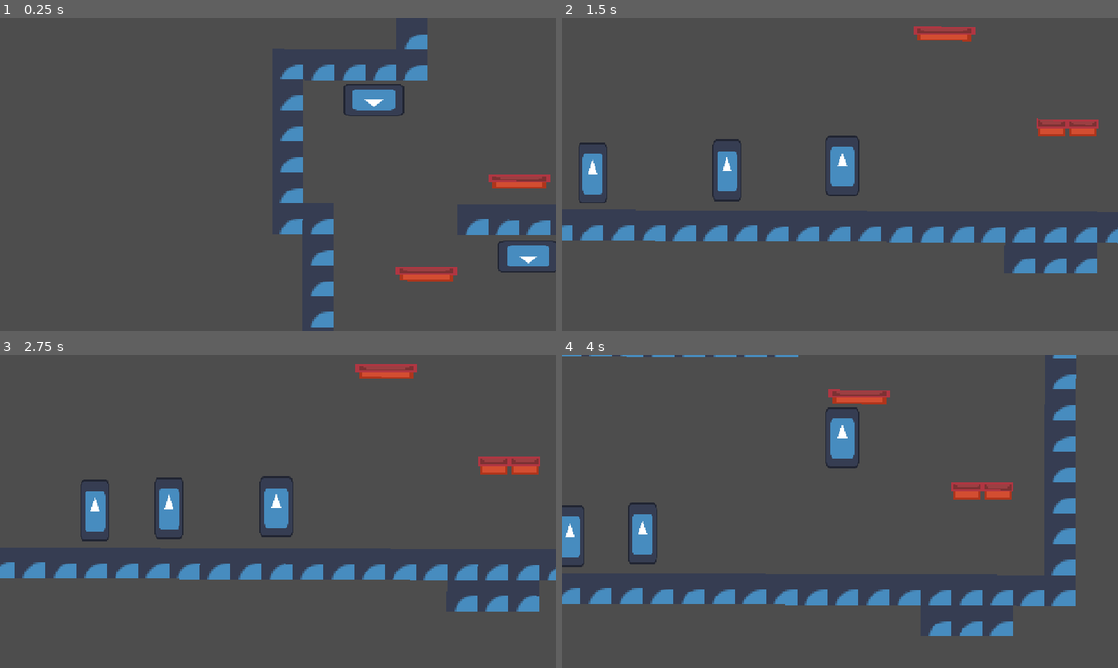
Above: before the commit, frames 1-4 (two rows, left to right).
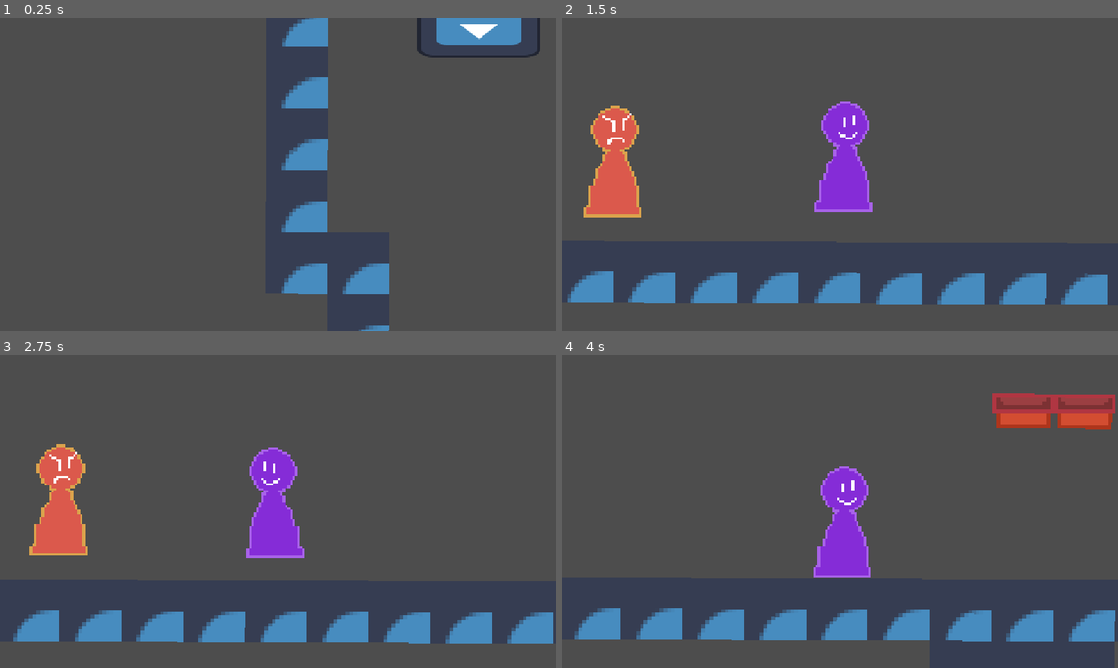
Above: after the commit, the same moments.

Repository: Approxamatrix/Ug-gamejam-summer-2025
Game: Godot game, scene res://Scenes/Levels/Intro.tscn
Same seed, same stepped clock (60 frames per second), same inputs: the game is played once before the commit and once after it. The engine's default icon, where the game draws it, is replaced by a stand-in: a white triangle on a blue panel in a dark square.
Inputs:
- Up to frame 1 (0.25 s): no input
- Up to frame 2 (1.5 s): hold Space (Jump) 0.53-1.28 s; hold D (MoveRight) from 0.53 s (still down); tap , (Shoot) at 0.6 s; tap Space (Jump) at 1.35 s
- Up to frame 3 (2.75 s): tap Space (Jump) at 1.52, 1.82, 2.3 s; tap , (Shoot) at 1.55 s; release D (MoveRight) at 2.03 s; hold A (MoveLeft) from 2.03 s (still down); hold Shift (Dash) from 2.03 s (still down)
- Up to frame 4 (4 s): release A (MoveLeft) at 2.78 s; release Shift (Dash) at 2.78 s; hold D (MoveRight) from 2.78 s (still down); tap / (Shield) at 2.85 s; tap Space (Jump) at 3.02, 3.32 s; tap , (Shoot) at 3.05, 3.6 s; hold Space (Jump) from 3.53 s (still down)

The runs differ from the first frame. In frame 1, 9.7% of the frame differs, in the area x 50-100%, y 0-100%; in frame 2, 17%; in frame 3, 17%; in frame 4, 18%, in the area x 0-100%, y 0-92%.

Commit message:
Split up the wallcrawler's script into separate state scripts bc I really need a way to have enter and exit functions. Also added Sprites for the Player and Ranger.

Diff:
--- a/Scenes/Entities/Enemies/Ranger.tscn
+++ b/Scenes/Entities/Enemies/Ranger.tscn
@@ -1,10 +1,10 @@
 [gd_scene load_steps=4 format=3 uid="uid://ct6gyng3jmsu0"]
 
 [ext_resource type="Script" uid="uid://bakd46xycprpu" path="res://Scripts/Entities/Enemies/Ranger.gd" id="1_ka62h"]
-[ext_resource type="Texture2D" uid="uid://c6uir1mqtm15g" path="res://icon.svg" id="1_nkql4"]
+[ext_resource type="Texture2D" uid="uid://dby2k4ccpqq2" path="res://Sprites/Entities/Enemy/EnemyPlaceholder.png" id="2_ka62h"]
 
 [sub_resource type="RectangleShape2D" id="RectangleShape2D_ka62h"]
-size = Vector2(60, 127)
+size = Vector2(62, 116)
 
 [node name="Ranger" type="CharacterBody2D" node_paths=PackedStringArray("leftray", "rightray", "detectorray", "bullcooldown", "shootagain", "dirchangecooldown", "stopwandering", "idletimer", "wallray") groups=["Enemy"]]
 collision_layer = 4
@@ -44,11 +44,11 @@
 collision_mask = 5
 
 [node name="Sprite2D" type="Sprite2D" parent="."]
-scale = Vector2(0.46875, 1)
-texture = ExtResource("1_nkql4")
+scale = Vector2(2.5, 2.5)
+texture = ExtResource("2_ka62h")
 
 [node name="CollisionShape2D" type="CollisionShape2D" parent="."]
-position = Vector2(0, -0.5)
+position = Vector2(-1, 0)
 shape = SubResource("RectangleShape2D_ka62h")
 
 [node name="BulletCooldown" type="Timer" parent="."]
--- a/Scenes/Entities/Enemies/Wallcrawler.tscn
+++ b/Scenes/Entities/Enemies/Wallcrawler.tscn
@@ -1,7 +1,11 @@
-[gd_scene load_steps=5 format=3 uid="uid://t20jlepxhm0y"]
+[gd_scene load_steps=9 format=3 uid="uid://t20jlepxhm0y"]
 
 [ext_resource type="Script" uid="uid://b20lixvnm21un" path="res://Scripts/Entities/Enemies/Wallcrawler.gd" id="1_apfxx"]
 [ext_resource type="Texture2D" uid="uid://c6uir1mqtm15g" path="res://icon.svg" id="1_ye01a"]
+[ext_resource type="Script" uid="uid://yss4o384w3rj" path="res://Scripts/Statemachine stuff/StateManager.gd" id="3_rdfpu"]
+[ext_resource type="Script" uid="uid://0vmrq8n3y8gm" path="res://Scripts/Entities/Enemies/Wallcrawler/WallcrawlerIdle.gd" id="4_rg38e"]
+[ext_resource type="Script" uid="uid://dunvyewax17t7" path="res://Scripts/Entities/Enemies/Wallcrawler/WallcrawlerWander.gd" id="5_ktrwj"]
+[ext_resource type="Script" uid="uid://csv4sy8cj8o8x" path="res://Scripts/Entities/Enemies/Wallcrawler/WallcrawlerShoot.gd" id="6_ktrwj"]
 
 [sub_resource type="RectangleShape2D" id="RectangleShape2D_apfxx"]
 size = Vector2(128, 66)
@@ -9,10 +13,11 @@
 [sub_resource type="CircleShape2D" id="CircleShape2D_apfxx"]
 radius = 408.02
 
-[node name="Wallcrawler" type="CharacterBody2D" node_paths=PackedStringArray("detectionarea", "wallray", "leftray", "rightray", "idletimer", "bullcooldown", "shootagain", "BeginAttackTimer", "changeattackdirdelaytimer", "dirchangecooldown") groups=["Enemy"]]
+[node name="Wallcrawler" type="CharacterBody2D" node_paths=PackedStringArray("statemanager", "detectionarea", "wallray", "leftray", "rightray", "idletimer", "bullcooldown", "shootagain", "BeginAttackTimer", "changeattackdirdelaytimer", "dirchangecooldown", "shootdelay") groups=["Enemy"]]
 collision_layer = 4
 collision_mask = 5
 script = ExtResource("1_apfxx")
+statemanager = NodePath("StateManager")
 health = 5
 wanderspeed = 50
 bulletlimit = 100
@@ -29,6 +34,7 @@
 beginattackmaxtime = 5.0
 changeattackdirdelaytimer = NodePath("ChangeAttackDirDelay")
 dirchangecooldown = NodePath("DirChangeTimer")
+shootdelay = NodePath("ShootDelay")
 
 [node name="Sprite2D" type="Sprite2D" parent="."]
 position = Vector2(0, -31)
@@ -65,7 +71,7 @@
 shape = SubResource("CircleShape2D_apfxx")
 
 [node name="IdleTimer" type="Timer" parent="."]
-wait_time = 2.0
+wait_time = 3.0
 one_shot = true
 
 [node name="BulletCooldown" type="Timer" parent="."]
@@ -73,7 +79,7 @@
 one_shot = true
 
 [node name="ShootAgain" type="Timer" parent="."]
-wait_time = 0.1
+wait_time = 2.0
 one_shot = true
 
 [node name="BeginAttack" type="Timer" parent="."]
@@ -83,10 +89,32 @@
 wait_time = 0.05
 one_shot = true
 
-[connection signal="timeout" from="DirChangeTimer" to="." method="_on_dir_change_timer_timeout"]
+[node name="ShootDelay" type="Timer" parent="."]
+wait_time = 3.5
+one_shot = true
+
+[node name="StateManager" type="Node" parent="."]
+script = ExtResource("3_rdfpu")
+metadata/_custom_type_script = "uid://yss4o384w3rj"
+
+[node name="WallcrawlerIdle" type="Node" parent="StateManager" node_paths=PackedStringArray("enemyobj")]
+script = ExtResource("4_rg38e")
+enemyobj = NodePath("../..")
+metadata/_custom_type_script = "uid://0vmrq8n3y8gm"
+
+[node name="WallcrawlerWander" type="Node" parent="StateManager" node_paths=PackedStringArray("enemyobj")]
+script = ExtResource("5_ktrwj")
+enemyobj = NodePath("../..")
+metadata/_custom_type_script = "uid://dunvyewax17t7"
+
+[node name="WallcrawlerShoot" type="Node" parent="StateManager" node_paths=PackedStringArray("enemyobj")]
+script = ExtResource("6_ktrwj")
+enemyobj = NodePath("../..")
+metadata/_custom_type_script = "uid://csv4sy8cj8o8x"
+
+[connection signal="timeout" from="DirChangeTimer" to="StateManager/WallcrawlerWander" method="_on_dir_change_timer_timeout"]
 [connection signal="body_entered" from="DetectionArea" to="." method="_on_detection_area_body_entered"]
 [connection signal="body_exited" from="DetectionArea" to="." method="_on_detection_area_body_exited"]
-[connection signal="timeout" from="IdleTimer" to="." method="startwandering"]
 [connection signal="timeout" from="ShootAgain" to="." method="_on_shoot_again_timeout"]
 [connection signal="timeout" from="BeginAttack" to="." method="_on_begin_attack_timeout"]
-[connection signal="timeout" from="ChangeAttackDirDelay" to="." method="_on_attack_delay_timeout"]
+[connection signal="timeout" from="ChangeAttackDirDelay" to="." method="change_attack_dir_timeout"]
--- a/Scenes/Entities/Hazards/UnstablePlatform.tscn
+++ b/Scenes/Entities/Hazards/UnstablePlatform.tscn
@@ -53,7 +53,7 @@
 
 [node name="UnstablePlatform" type="CharacterBody2D" node_paths=PackedStringArray("sprite", "collision", "area", "falltimer", "respawntimer", "emitterleft", "emitterright", "animplayer")]
 position = Vector2(8, 0)
-collision_layer = 4
+collision_layer = 5
 collision_mask = 0
 motion_mode = 1
 script = ExtResource("1_m6dfj")
--- a/Scenes/Levels/Intro.tscn
+++ b/Scenes/Levels/Intro.tscn
@@ -10,6 +10,7 @@
 [ext_resource type="PackedScene" uid="uid://10hla38c1uxi" path="res://Scenes/Entities/Modules/UnlockDash.tscn" id="6_l56em"]
 [ext_resource type="Script" uid="uid://3gvuuhy0nnbn" path="res://Scripts/Entities/fake_player.gd" id="7_agkoq"]
 [ext_resource type="PackedScene" uid="uid://t20jlepxhm0y" path="res://Scenes/Entities/Enemies/Wallcrawler.tscn" id="8_ff37e"]
+[ext_resource type="Texture2D" uid="uid://ckvblg4h371ba" path="res://Sprites/Entities/Player/PlayerPlaceholder.png" id="9_l56em"]
 
 [sub_resource type="RectangleShape2D" id="RectangleShape2D_cmgem"]
 size = Vector2(2349, 128)
@@ -201,13 +202,14 @@
 [node name="Camera2D" type="Camera2D" parent="."]
 position = Vector2(5110, -392)
 scale = Vector2(0.546875, 0.984375)
+zoom = Vector2(2, 2)
 process_callback = 0
 
 [node name="FakePlayer" type="Sprite2D" parent="." node_paths=PackedStringArray("player")]
 physics_interpolation_mode = 1
 position = Vector2(5110, -392)
-scale = Vector2(0.546875, 0.984375)
-texture = ExtResource("1_8sr5h")
+scale = Vector2(2.5, 2.5)
+texture = ExtResource("9_l56em")
 script = ExtResource("7_agkoq")
 player = NodePath("../Player")
 metadata/_custom_type_script = "uid://3gvuuhy0nnbn"
--- a/Scenes/Levels/TestArea.tscn
+++ b/Scenes/Levels/TestArea.tscn
@@ -167,4 +167,4 @@
 tile_set = SubResource("TileSet_aok27")
 
 [node name="Wallcrawler" parent="." instance=ExtResource("4_bosm0")]
-position = Vector2(156, -74)
+position = Vector2(266, -62)
--- a/Scenes/Player.tscn
+++ b/Scenes/Player.tscn
@@ -4,7 +4,7 @@
 [ext_resource type="Texture2D" uid="uid://c6uir1mqtm15g" path="res://icon.svg" id="2_it8n0"]
 
 [sub_resource type="RectangleShape2D" id="RectangleShape2D_gbyq6"]
-size = Vector2(70, 125)
+size = Vector2(62, 116)
 
 [node name="Player" type="CharacterBody2D" node_paths=PackedStringArray("jumptimer", "dashtimer", "shieldtimer", "stuntimer", "healthlabel") groups=["Player"]]
 physics_interpolation_mode = 1
@@ -23,6 +23,7 @@
 bulletlimit = 3
 healthlabel = NodePath("Control/Label")
 CameraoffsetY = 20
+CamMaxDistanceFromPlayer = 150.0
 
 [node name="Sprite2D" type="Sprite2D" parent="."]
 visible = false
--- a/Scripts/Entities/Enemies/Wallcrawler.gd
+++ b/Scripts/Entities/Enemies/Wallcrawler.gd
@@ -7,6 +7,8 @@
 
 
 
+@export var statemanager : StateManager
+
 @export var health : int
 
 @export var wanderspeed : int
@@ -53,6 +55,8 @@
 
 @export var dirchangecooldown : Timer
 
+@export var shootdelay : Timer
+
 var wanderdir : int = -1
 
 var facingdir : int = -1
@@ -60,7 +64,8 @@
 
 func _ready() -> void:
 
-	state = Enemystates.Idle
+
+	statemanager.change_state("WallcrawlerIdle")
 
 
 
@@ -69,229 +74,44 @@
 
 func _physics_process(delta: float) -> void:
 
-	EnemyStateManager()
-
 	move_and_slide()
 
 
-	if !BeginAttackTimer.is_stopped():
-		print(BeginAttackTimer.time_left)
+	if health <= 0 and state != Enemystates.Die:
+
+		state = Enemystates.Die
+
 		pass
 
-	if health <= 0 and state != Enemystates.Die:
-
-		state = Enemystates.Die
-
-		pass
-
-	#print(velocity.x)
-
 	pass
 
 
-
-func EnemyStateManager():
-
-	match state:
-
-		Enemystates.Die:
-
-			velocity.x = 0
-			queue_free()
-
-			pass
-
-		Enemystates.Idle:
-
-
-			#print("idle")
-
-			if idletimer.is_stopped():
-				idletimer.start()
-
-			velocity.x = 0
-
-			if detectionarea.has_overlapping_bodies():
-
-				pass
-
-
-
-
-			pass
-
-		Enemystates.Wander:
-
-
-
-			facingdir = wanderdir
-
-			#print("wandering")
-			#if stopwandering.is_stopped():
-			wander()
-				#stopwandering.start()
-
-			if detectionarea.has_overlapping_bodies():
-				pass
-
-
-			if player != null:
-				randomizebeginattacktimer()
-
-			if player == null:
-				BeginAttackTimer.stop()
-
-			pass
-
-		Enemystates.Shoot:
-
-
-			velocity.x = 0
-
-			#if currbullets <= bulletlimit:
-			if player != null:
-				if bullcooldown.is_stopped() and shootagain.is_stopped():
-					shootenemy()
-					bullcooldown.start()
-
-
-
-
-				#if currbullets >= bulletlimit:
-
-				if shootagain.is_stopped():
-
-					shootagain.start()
-					pass
-
-					pass
-
-			#if !player:
-				#
-				#state = Enemystates.Idle
-
-			pass
-
-
-
-	pass
-
-
-
-
-
-
-
-func startwandering():
-
-	if leftray.is_colliding() or rightray.is_colliding():
-
-		if state != Enemystates.Die:
-			state = Enemystates.Wander
-
-		pass
-
-
-	pass
-
-
-
-
-func shootenemy():
-
-	if player != null:
-	#if currbullets < bulletlimit:
-		var bullet = bulletscene.instantiate()
-		self.get_parent().add_child(bullet)
-		bullet.global_position.x = self.global_position.x + (bulletoffset * global_position.direction_to(player.global_position).x)
-		bullet.global_position.y = self.global_position.y + 10
-		#dirtoplyr = self.global_position.direction_to(player.global_position)
-		bullet.set_speed(bulletspeed * dirtoplyr.x , bulletspeed * dirtoplyr.y)
-		print(Vector2(bulletspeed * dirtoplyr.x , bulletspeed * dirtoplyr.y))
-		print(dirtoplyr)
-		currbullets += 1
-
-		if changeattackdirdelaytimer.is_stopped():
-			#print("AAAAAAAAAAAAAdddddddd")
-			changeattackdirdelaytimer.start()
-
-		#BeginAttackTimer.start()
-
-		randomizebeginattacktimer()
-		state = Enemystates.Idle
-
-			#dirtoplyr = self.global_position.direction_to(player.global_position)
-
-
-	else:
-
-		pass
-
-
-
-func wander():
-
-	## add a timer which has a cooldown on how when the wanderdir can change
-
-	if dirchangecooldown.is_stopped():
-		#wanderdir = randi_range(-1,1)
-
-		if wanderdir == 0 and facingdir != 0:
-			wanderdir = facingdir
-		else:
-			wanderdir = 1
-
+#
+#func EnemyStateManager():
+	#
+	#match state:
 		#
-		if wanderdir == facingdir:
-			#wanderdir = wanderdir * -1
-			pass
-
-		dirchangecooldown.start()
-
-
-	if wallray.is_colliding() and wallray.get_collider().is_in_group("Enemy") :
-
-		wanderdir *= -1
-		pass
-
-	if (rightray.is_colliding() and !leftray.is_colliding() ) or (wallray.is_colliding() and wallray.target_position.x < -1 ):
-
-		if state != Enemystates.Die:
-			state = Enemystates.Idle
-
-		wanderdir = 1
-
-
-
-	if ( leftray.is_colliding() and !rightray.is_colliding() ) or (wallray.is_colliding() and wallray.target_position.x > 1 ):
-
-		#velocity.x = 0
-
-		if state != Enemystates.Die:
-			state = Enemystates.Idle
-
-		wanderdir = -1
-
-	#if !leftray.is_colliding() and !rightray.is_colliding():
-#
-		#wanderdir = 0
-		#pass
-
-
-	#detectorray.target_position.x = targetrange * facingdir
-
-	wallray.target_position.x = walldist * facingdir
-
-	#wanderspeed = randi_range(0,maxwanderrange)
-
-	var wanderpos = Vector2(wanderdir * wanderspeed,0)
-
-#
-	#if spawnpoint.distance_to(wanderpos) > maxwanderrange:
-		#wanderpos.x = wanderpos.x / maxwanderrange
-
-
-	self.velocity.x = wanderpos.x
+		#Enemystates.Die:
+			#
+			#velocity.x = 0
+			#queue_free()
+			#
+			#pass
+		#
+		#Enemystates.Wander:
+			#
+			#
+			#
+			#pass
+	#pass
+	#
+
+
+
+
+
+
+
 
 
 func _on_shoot_again_timeout() -> void:
@@ -301,35 +121,13 @@
 	pass # Replace with function body.
 
 
-func _on_dir_change_timer_timeout() -> void:
-
-	if state == Enemystates.Wander:
-
-		state = Enemystates.Idle
-
-
-	pass # Replace with function body.
-
-
-
-
-	pass # Replace with function body.
-
-func randomizebeginattacktimer():
-	if BeginAttackTimer.is_stopped():
-		BeginAttackTimer.wait_time = randi_range(0.1,beginattackmaxtime)
-		BeginAttackTimer.start()
-	else:
-		pass
-		#print("IDKIDKIDK")
-
 
 func _on_detection_area_body_entered(body: Node2D) -> void:
 
 
 	if body.is_in_group("Player"):
 
-		randomizebeginattacktimer()
+		#randomizebeginattacktimer()
 
 		player = body
 		dirtoplyr = self.global_position.direction_to(player.global_position)
@@ -355,7 +153,7 @@
 
 		if state == Enemystates.Shoot:
 
-			state = Enemystates.Idle
+			statemanager.change_state("WallcrawlerIdle")
 
 			pass
 
@@ -371,20 +169,27 @@
 
 
 func _on_begin_attack_timeout() -> void:
-
-	if player != null:
-		if state == Enemystates.Wander or state == Enemystates.Idle:
-			print("attack starts now !!")
-			currbullets = 0
-			print("currbullets" + str(currbullets))
-			state = Enemystates.Shoot
-
-			pass
-
-	pass # Replace with function body.
-
-
-func _on_attack_delay_timeout() -> void:
+	if idletimer.is_stopped():
+
+		if player != null:
+			if state == Enemystates.Wander or state == Enemystates.Idle:
+				print("attack starts now !!")
+				#currbullets = 0
+				print("currbullets" + str(currbullets))
+				statemanager.change_state("WallcrawlerShoot")
+
+
+
+				pass
+	else:
+
+		BeginAttackTimer.start()
+
+		pass
+		pass # Replace with function body.
+
+
+func change_attack_dir_timeout() -> void:
 	if player != null:
 		dirtoplyr = self.global_position.direction_to(player.global_position)
 	pass # Replace with function body.
--- /dev/null
+++ b/Scripts/Entities/Enemies/Wallcrawler/WallcrawlerDie.gd
@@ -0,0 +1 @@
+extends Node
--- /dev/null
+++ b/Scripts/Entities/Enemies/Wallcrawler/WallcrawlerIdle.gd
@@ -0,0 +1,34 @@
+extends Basestate
+class_name WallcrawlerIdle
+
+
+@export var enemyobj : Wallcrawler
+
+func enter():
+
+	if  enemyobj.idletimer.is_stopped():
+				enemyobj.idletimer.start()
+
+	print("idling")
+
+	pass
+
+func update():
+
+	enemyobj.velocity.x = 0
+
+	if enemyobj.detectionarea.has_overlapping_bodies():
+
+		pass
+
+
+
+
+	StateChangeSignal.emit("WallcrawlerWander")
+
+	pass
+
+
+
+func exit():
+	pass
--- /dev/null
+++ b/Scripts/Entities/Enemies/Wallcrawler/WallcrawlerShoot.gd
@@ -0,0 +1,95 @@
+extends Basestate
+class_name WallcrawlerShoot
+
+@export var enemyobj : Wallcrawler
+
+func enter():
+
+	print("Shoot")
+
+	pass
+
+func shootenemy():
+	#print("POW !")
+	if enemyobj.player != null:
+	#if currbullets < bulletlimit:
+		var bullet = enemyobj.bulletscene.instantiate()
+		self.get_parent().add_child(bullet)
+		bullet.global_position.x = enemyobj.global_position.x + (enemyobj.bulletoffset * enemyobj.global_position.direction_to(enemyobj.player.global_position).x)
+		bullet.global_position.y = enemyobj.global_position.y + 10
+		#dirtoplyr = self.global_position.direction_to(player.global_position)
+		bullet.set_speed(enemyobj.bulletspeed * enemyobj.dirtoplyr.x , enemyobj.bulletspeed * enemyobj.dirtoplyr.y)
+		print(Vector2(enemyobj.bulletspeed * enemyobj.dirtoplyr.x , enemyobj.bulletspeed * enemyobj.dirtoplyr.y))
+		print(enemyobj.dirtoplyr)
+		enemyobj.currbullets += 1
+
+		if enemyobj.changeattackdirdelaytimer.is_stopped():
+			#print("AAAAAAAAAAAAAdddddddd")
+			enemyobj.changeattackdirdelaytimer.start()
+
+		#BeginAttackTimer.start()
+
+		enemyobj.randomizebeginattacktimer()
+
+		StateChangeSignal.emit("WallcrawlerWander")
+
+
+			#dirtoplyr = self.global_position.direction_to(player.global_position)
+
+
+	else:
+
+		pass
+
+
+func update():
+
+	enemyobj.velocity.x = 0
+
+
+
+	if enemyobj.player != null:
+
+
+
+		if enemyobj.bullcooldown.is_stopped() and enemyobj.shootagain.is_stopped():
+
+
+			if enemyobj.shootdelay.is_stopped():
+				#shootenemy()
+				#velocity.x = 0
+				print("velocity:")
+				print(enemyobj.velocity.x)
+				enemyobj.shootdelay.start()
+			enemyobj.bullcooldown.start()
+
+
+
+
+		#if currbullets >= bulletlimit:
+
+		if enemyobj.shootagain.is_stopped():
+
+			enemyobj.shootagain.start()
+			pass
+
+			pass
+
+
+
+	pass
+
+
+
+func randomizebeginattacktimer():
+	#if idletimer.is_stopped():
+	if enemyobj.BeginAttackTimer.is_stopped():
+		enemyobj.BeginAttackTimer.wait_time = randi_range(0.5,enemyobj.beginattackmaxtime)
+		enemyobj.BeginAttackTimer.start()
+	else:
+		pass
+
+func exit():
+
+	enemyobj.currbullets = 0
+	pass
--- /dev/null
+++ b/Scripts/Entities/Enemies/Wallcrawler/WallcrawlerWander.gd
@@ -0,0 +1,132 @@
+extends Basestate
+class_name WallcrawlerWander
+
+@export var enemyobj : Wallcrawler
+
+
+func enter():
+
+
+	print("wander")
+
+	pass
+
+func wander():
+
+	## add a timer which has a cooldown on how when the wanderdir can change
+
+	if enemyobj.dirchangecooldown.is_stopped():
+		#wanderdir = randi_range(-1,1)
+
+		if enemyobj.wanderdir == 0 and enemyobj.facingdir != 0:
+			enemyobj.wanderdir = enemyobj.facingdir
+		else:
+			enemyobj.wanderdir = 1
+
+		#
+		if enemyobj.wanderdir == enemyobj.facingdir:
+			#wanderdir = wanderdir * -1
+			pass
+
+		enemyobj.dirchangecooldown.start()
+
+
+	if enemyobj.wallray.is_colliding() and enemyobj.wallray.get_collider().is_in_group("Enemy") :
+
+		enemyobj.wanderdir *= -1
+		pass
+
+	if (enemyobj.rightray.is_colliding() and !enemyobj.leftray.is_colliding() ) or (enemyobj.wallray.is_colliding() and enemyobj.wallray.target_position.x < -1 ):
+
+		StateChangeSignal.emit("WallcrawlerIdle")
+
+		enemyobj.wanderdir = 1
+
+
+
+	if ( enemyobj.leftray.is_colliding() and !enemyobj.rightray.is_colliding() ) or (enemyobj.wallray.is_colliding() and enemyobj.wallray.target_position.x > 1 ):
+
+		#velocity.x = 0
+
+		StateChangeSignal.emit("WallcrawlerIdle")
+
+
+		enemyobj.wanderdir = -1
+
+	#if !leftray.is_colliding() and !rightray.is_colliding():
+#
+		#wanderdir = 0
+		#pass
+
+
+	#detectorray.target_position.x = targetrange * facingdir
+
+	enemyobj.wallray.target_position.x = enemyobj.walldist * enemyobj.facingdir
+
+	#wanderspeed = randi_range(0,maxwanderrange)
+
+	var wanderpos = Vector2(enemyobj.wanderdir * enemyobj.wanderspeed,0)
+
+#
+	#if spawnpoint.distance_to(wanderpos) > maxwanderrange:
+		#wanderpos.x = wanderpos.x / maxwanderrange
+
+
+	enemyobj.velocity.x = wanderpos.x
+
+
+func _on_dir_change_timer_timeout() -> void:
+
+
+	StateChangeSignal.emit("WallcrawlerIdle")
+
+
+
+
+	pass # Replace with function body.
+
+func update():
+
+
+
+
+	enemyobj.facingdir = enemyobj.wanderdir
+
+	#print("wandering")
+	#if stopwandering.is_stopped():
+	wander()
+		#stopwandering.start()
+
+	if enemyobj.detectionarea.has_overlapping_bodies():
+		pass
+
+
+	if enemyobj.player != null:
+		#randomizebeginattacktimer()
+		pass
+
+	if enemyobj.player == null:
+		enemyobj.BeginAttackTimer.stop()
+
+
+
+	enemyobj.facingdir = enemyobj.wanderdir
+
+
+	if enemyobj.detectionarea.has_overlapping_bodies():
+		pass
+
+
+	if enemyobj.player != null:
+		#randomizebeginattacktimer()
+		pass
+
+	if enemyobj.player == null:
+		enemyobj.BeginAttackTimer.stop()
+
+	pass
+
+
+
+
+	pass
--- a/Scripts/Entities/fake_player.gd
+++ b/Scripts/Entities/fake_player.gd
@@ -7,4 +7,11 @@
 
 	position = lerp(position,player.global_position,0.5)
 
+
+	if player.facingdir <= -1:
+		flip_h = true
+		pass
+	else:
+		flip_h = false
+
 	pass
--- a/Scripts/Player.gd
+++ b/Scripts/Player.gd
@@ -46,7 +46,7 @@
 
 @export var CameraoffsetY : int
 
-
+@export var CamMaxDistanceFromPlayer : float
 
 func _ready() -> void:
 
@@ -428,7 +428,7 @@
 		var distancefromplyr
 		distancefromplyr = abs(fakeplyr.position.y - Camera.position.y)
 
-		if distancefromplyr >= 50:
+		if distancefromplyr >= CamMaxDistanceFromPlayer:
 			Camera.position.y = lerp(Camera.position.y, fakeplyr.position.y + CameraoffsetY,0.025)
 
 
@@ -446,6 +446,9 @@
 
 
 func _physics_process(delta: float):
+
+
+
 
 	if Camera != null:
 		Cameramanager()
--- /dev/null
+++ b/Scripts/Statemachine stuff/Basestate.gd
@@ -0,0 +1,17 @@
+extends Node
+class_name Basestate
+
+signal StateChangeSignal
+
+func enter():
+
+
+	pass
+
+func update():
+	pass
+
+
+
+func exit():
+	pass
--- /dev/null
+++ b/Scripts/Statemachine stuff/StateManager.gd
@@ -0,0 +1,63 @@
+extends Node
+class_name StateManager
+
+
+var currentstate : Basestate
+var statearray : Array[Basestate]
+
+
+
+func _ready() -> void:
+
+	initializestatearray()
+	if currentstate != null:
+		currentstate.StateChangeSignal.connect(change_state)
+
+	pass
+
+func initializestatearray():
+
+	for child in get_children():
+		if child is Basestate:
+
+			statearray.append(child)
+			child.StateChangeSignal.connect(change_state)
+
+			pass
+		else:
+			pass
+
+
+	pass
+
+
+func change_state(newstate : StringName):
+	print("AA")
+	for item in statearray:
+
+		if item is Basestate and item.name == newstate:
+
+			if currentstate != null:
+				currentstate.exit()
+
+			currentstate = item
+
+			if currentstate != null:
+				currentstate.enter()
+			print(currentstate)
+
+		else:
+			pass
+
+		pass
+
+
+	pass
+
+
+func _physics_process(delta: float) -> void:
+
+	if currentstate != null:
+		currentstate.update()
+
+	pass
Not shown: 1 places in Scenes/Levels/Intro.tscn that only renumber resources
Not shown, added: Scripts/Entities/Enemies/Wallcrawler/WallcrawlerDie.gd.uid
Not shown, added: Scripts/Entities/Enemies/Wallcrawler/WallcrawlerIdle.gd.uid
Not shown, added: Scripts/Entities/Enemies/Wallcrawler/WallcrawlerShoot.gd.uid
Not shown, added: Scripts/Entities/Enemies/Wallcrawler/WallcrawlerWander.gd.uid
Not shown, added: Scripts/Statemachine stuff/Basestate.gd.uid
Not shown, added: Scripts/Statemachine stuff/StateManager.gd.uid
Binary file added: Sprites/Entities/Enemy/EnemyPlaceholder.aseprite
Binary file added: Sprites/Entities/Enemy/EnemyPlaceholder.png
Not shown, added: Sprites/Entities/Enemy/EnemyPlaceholder.png.import
Binary file added: Sprites/Entities/Player/PlayerPlaceholder.aseprite
Binary file added: Sprites/Entities/Player/PlayerPlaceholder.png
(and 1 more such lines)
